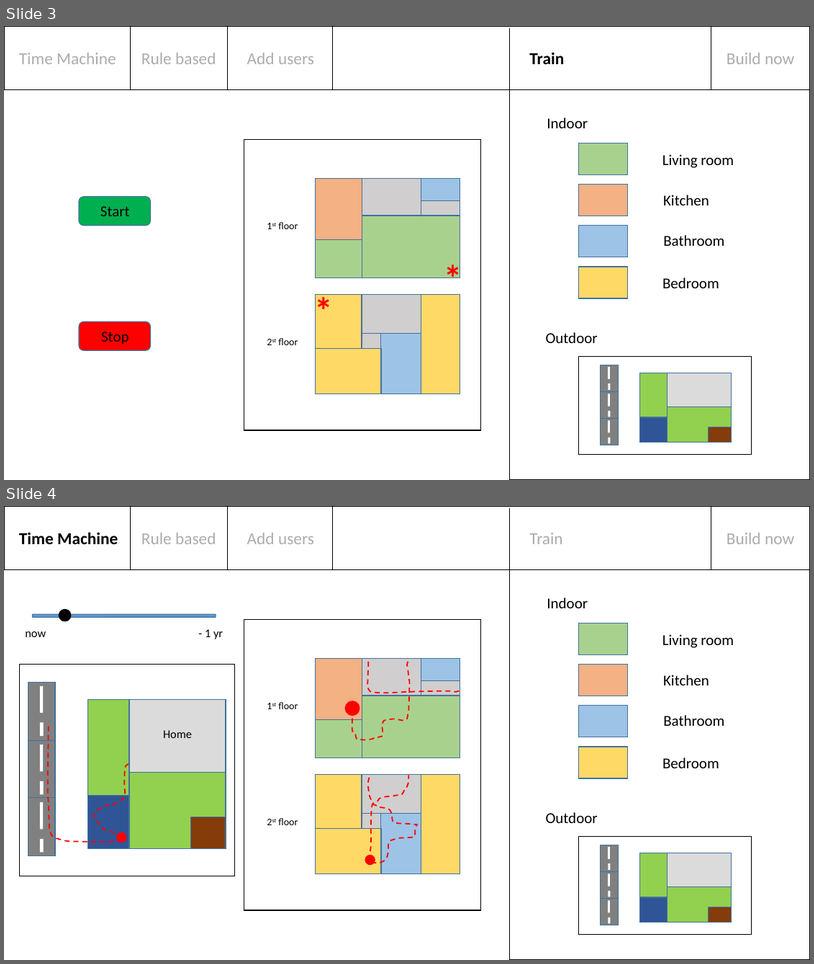
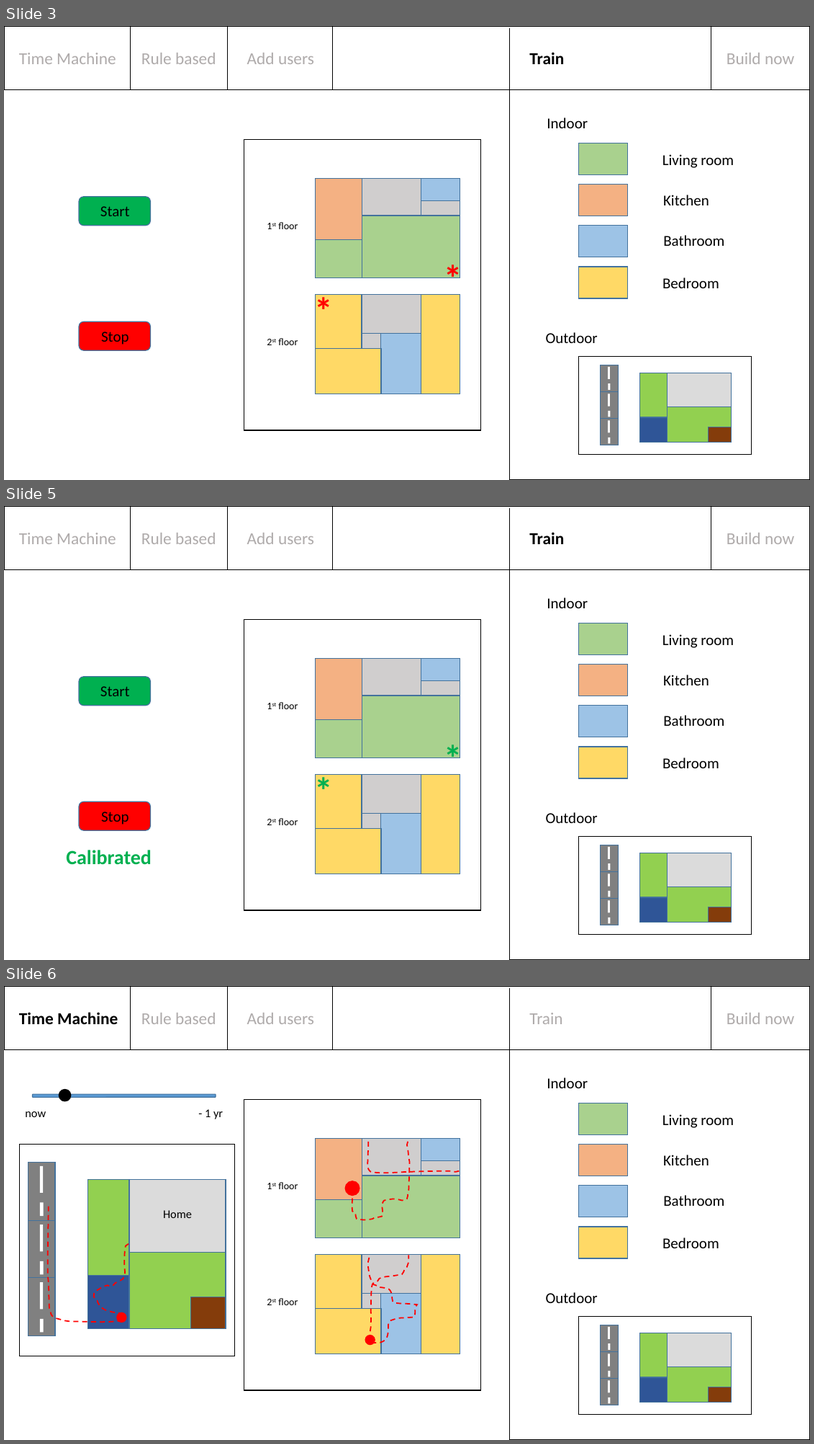
Before and after one commit to collinsquillian/HCI-US-B, a slide deck: interfaces.pptx. Shown one above the other, each under a label of ours: slides 3 and 4 before the commit, slides 3, 5 and 6 after it; the slides between them are not shown. The pictures are 814x964 and 814x1444 pixels, drawn with LibreOffice and Linux fonts; fonts in the diff are those of the drawing. Boxes give left, top, right and bottom in pixels: in the first picture for what was removed or moved away, otherwise in the second. Text is boxed around its words. In the diff, an @@ line names an element or a change of style, - is before the commit and + after.

```diff
--- a/interfaces.pptx
+++ b/interfaces.pptx
@@ slide 5 added at <box>4,506,810,960</box>, background #FFFFFF @@
@@ rectangle added at <box>4,506,810,570</box>, outline #000000 1 pt @@
@@ line added from (130, 506) to (130, 570), #000000 0.5 pt @@
@@ line added from (227, 506) to (227, 570), #000000 0.5 pt @@
@@ line added from (332, 506) to (332, 570), #000000 0.5 pt @@
@@ line added from (509, 508) to (509, 572), #000000 0.5 pt @@
@@ line added from (711, 506) to (711, 570), #000000 0.5 pt @@
@@ text added at <box>19,533,116,544</box>, 20 pt, text #AFABAB @@
+Time Machine
@@ text added at <box>142,533,216,544</box>, 20 pt, text #AFABAB @@
+Rule based
@@ text added at <box>247,533,314,544</box>, 20 pt, text #AFABAB @@
+Add users
@@ text added at <box>530,532,564,544</box>, 20 pt, text #000000, bold @@
+Train
@@ text added at <box>727,533,795,544</box>, 20 pt, text #AFABAB @@
+Build now
@@ rectangle added at <box>509,570,810,960</box>, outline #000000 1 pt @@
@@ text added at <box>547,597,588,608</box>, 18 pt, text #000000 @@
+Indoor
@@ rectangle added at <box>579,623,629,655</box>, fill #A9D18E, outline #43739E 1 pt @@
@@ text added at <box>663,634,734,648</box>, 18 pt, text #000000 @@
+Living room
@@ rounded rectangle added at <box>79,677,150,705</box>, fill #00B050, outline #43739E 1 pt @@
@@ rectangle added at <box>579,664,629,696</box>, fill #F4B183, outline #43739E 1 pt @@
@@ text added at <box>664,674,710,685</box>, 18 pt, text #000000 @@
+Kitchen
@@ text added at <box>100,686,130,696</box>, 18 pt, text #000000 @@
+Start
@@ rectangle added at <box>579,705,629,737</box>, fill #9DC3E6, outline #43739E 1 pt @@
@@ text added at <box>664,715,725,726</box>, 18 pt, text #000000 @@
+Bathroom
@@ text added at <box>437,731,469,782</box>, 44 pt, text #00B050, bold @@
+*
@@ text added at <box>309,764,340,815</box>, 44 pt, text #00B050, bold @@
+*
@@ rectangle added at <box>579,746,629,779</box>, fill #FFD966, outline #43739E 1 pt @@
@@ rectangle added at <box>582,760,594,764</box>, fill #FFD966 @@
@@ rectangle added at <box>602,760,624,764</box>, fill #FFD966 @@
@@ text added at <box>663,757,720,768</box>, 18 pt, text #000000 @@
+Bedroom
@@ rounded rectangle added at <box>79,801,150,830</box>, fill #FF0000, outline #43739E 1 pt @@
@@ text added at <box>101,811,129,824</box>, 18 pt, text #000000 @@
+Stop
@@ text added at <box>546,812,598,823</box>, 18 pt, text #000000 @@
+Outdoor
@@ text added at <box>66,849,152,865</box>, 24 pt, text #00B050, bold @@
+Calibrated
@@ group added at <box>244,620,481,910</box>: 29 rectangles, 2 texts @@
+1st floor
+2st floor
@@ group added at <box>579,836,752,934</box>: 15 rectangles @@
@@ what was slide 4 is now slide 6 @@
```
Also in this commit, not shown: 3 slides changed, 3 other slides added, 16 other files.
